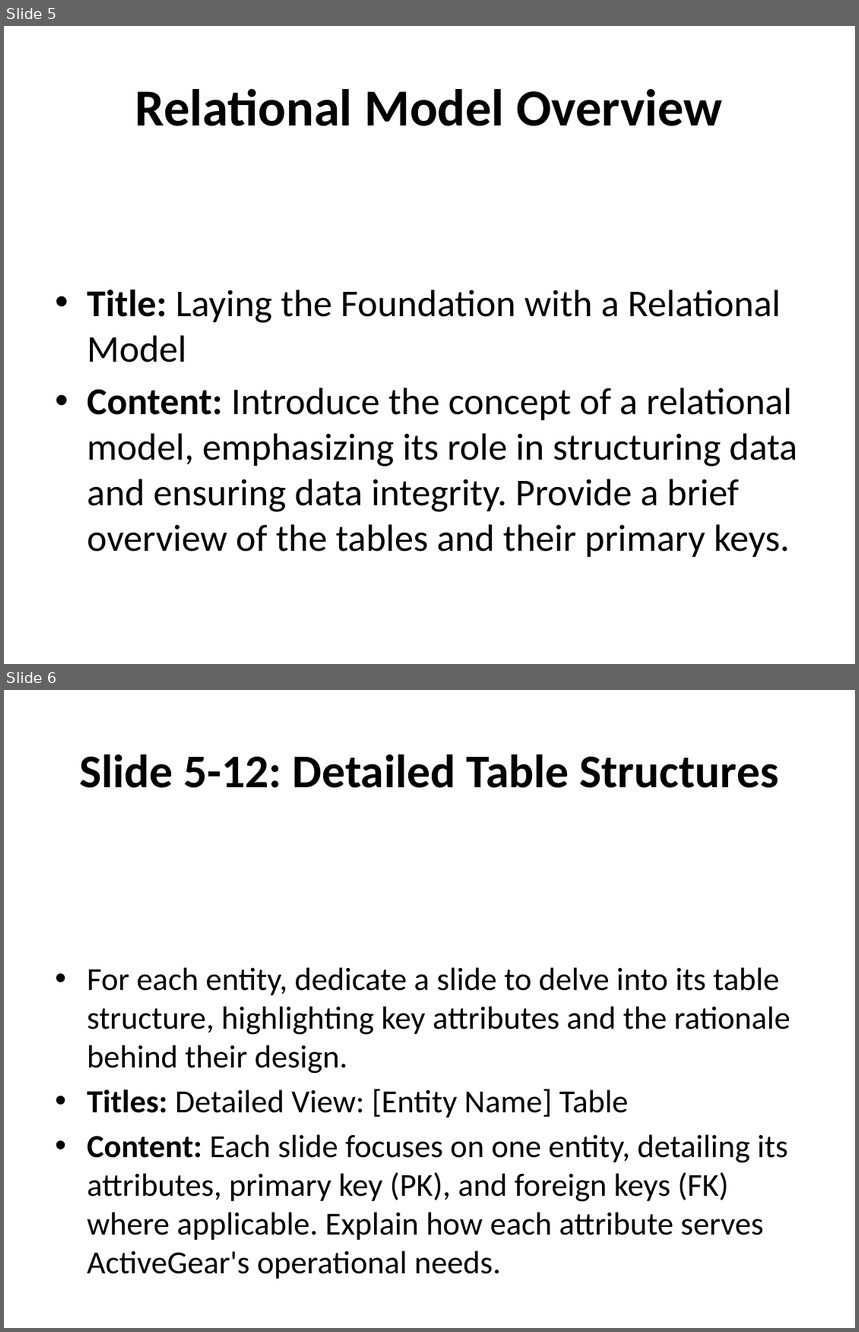
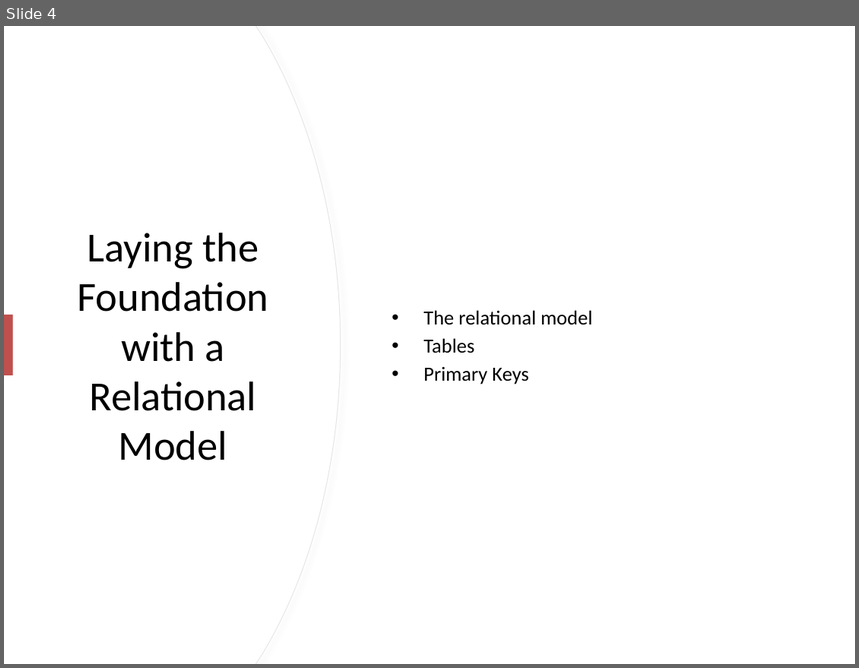
Before and after one commit to RyanJTalbot/MSDS, a slide deck: Core/Databases for Data Scientists Specialization/Relational Database Design /Week 5/ActiveGear_Presentation.pptx. Shown one above the other, each under a label of ours: slides 5 and 6 before the commit, slide 4 after it. The pictures are 859x1332 and 859x668 pixels, drawn with LibreOffice and Linux fonts; fonts in the diff are those of the drawing. Boxes give left, top, right and bottom in pixels: in the first picture for what was removed or moved away, otherwise in the second. Text is boxed around its words. In the diff, an @@ line names an element or a change of style, - is before the commit and + after.

```diff
--- a/Core/Databases for Data Scientists Specialization/Relational Database Design /Week 5/ActiveGear_Presentation.pptx
+++ b/Core/Databases for Data Scientists Specialization/Relational Database Design /Week 5/ActiveGear_Presentation.pptx
@@ slide 6 removed at box(4, 690, 855, 1328), background #FFFFFF @@
@@ title removed at box(79, 754, 778, 788) @@
-Slide 5-12: Detailed Table Structures
@@ text removed at box(87, 967, 791, 1274) @@
-• For each entity, dedicate a slide to delve into its table structure, highlighting key attributes and the rationale behind their design.
-• Titles: Detailed View: [Entity Name] Table
-• Content: Each slide focuses on one entity, detailing its attributes, primary key (PK), and foreign keys (FK) where applicable. Explain how each attribute serves ActiveGear's operational needs.
@@ what was slide 5 is now slide 4 @@
@@ slide 4 changed as well @@
@@ freeform shape added at box(4, 26, 340, 664), fill #FFFFFF, outline #E6E6E6 0.75 pt @@
@@ freeform shape added at box(4, 26, 340, 664), fill #FFFFFF @@
@@ text "The relational model" at box(424, 310, 592, 385): vertical alignment top to middle @@
@@ title at box(77, 233, 268, 461): text changed; size 44 to 35 pt; bold off @@
-Relational Model Overview
+Laying the Foundation with a Relational Model
@@ rectangle added at box(4, 315, 12, 376), fill #C0504D @@
@@ text at box(424, 310, 592, 385): text changed; size 32 to 17 pt @@
-• Title: Laying the Foundation with a Relational Model
-• Content: Introduce the concept of a relational model, emphasizing its role in structuring data and ensuring data integrity. Provide a brief overview of the tables and their primary keys.
+• The relational model
+• Tables
+• Primary Keys
```
Also in this commit, not shown: 3 other slides changed, 2 slides added, 5 other slides removed, 4 other files.
